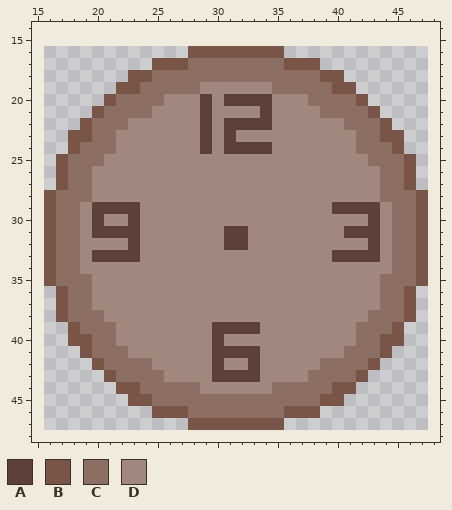
A pixel-art file gets an edit: Assets/Arts/GameUI/Canvas_Border_Btn/ClockUI/Clock.aseprite. The first picture shows the starting point.
32x32 pixels, 1 frame. Shown: x 15..48, y 14..48. The old version is drawn lined up with the new one, on the new canvas.
Visible layers, top first: "Number", "Clock".
Palette (. is transparent): A #5d4037  B #795548  C #8d6e63  D #a1887f
Pixels before, first column x 16:
16 ............BBBBBBBB............
17 .........BBBCCCCCCCCBBB.........
18 .......BBCCCCCCCCCCCCCCBB.......
19 ......BBCCCCCDDDDDDCCCCCBB......
20 .....BCCCCDDDADAAAADDDCCCCB.....
21 ....BCCCCDDDDADDDDADDDDCCCCB....
22 ...BCCCDDDDDDADAAAADDDDDDCCCB...
23 ..BBCCDDDDDDDADADDDDDDDDDDCCBB..
24 ..BCCCDDDDDDDADAAAADDDDDDDCCCB..
25 .BCCCDDDDDDDDDDDDDDDDDDDDDDCCCB.
26 .BCCDDDDDDDDDDDDDDDDDDDDDDDDCCB.
27 .BCCDDDDDDDDDDDDDDDDDDDDDDDDCCB.
28 BCCCDDDDDDDDDDDDDDDDDDDDDDDDCCCB
29 BCCDAAAADDDDDDDDDDDDDDDDAAAADCCB
30 BCCDADDADDDDDDDDDDDDDDDDDDDADCCB
31 BCCDAAAADDDDDDDAADDDDDDDDAAADCCB
32 BCCDDDDADDDDDDDAADDDDDDDDDDADCCB
33 BCCDAAAADDDDDDDDDDDDDDDDAAAADCCB
34 BCCDDDDDDDDDDDDDDDDDDDDDDDDDDCCB
35 BCCCDDDDDDDDDDDDDDDDDDDDDDDDCCCB
36 .BCCDDDDDDDDDDDDDDDDDDDDDDDDCCB.
37 .BCCDDDDDDDDDDDDDDDDDDDDDDDDCCB.
38 .BCCCDDDDDDDDDDDDDDDDDDDDDDCCCB.
39 ..BCCCDDDDDDDDAAAADDDDDDDDCCCB..
40 ..BBCCDDDDDDDDADDDDDDDDDDDCCBB..
41 ...BCCCDDDDDDDAAAADDDDDDDCCCB...
42 ....BCCCCDDDDDADDADDDDDCCCCB....
43 .....BCCCCDDDDAAAADDDDCCCCB.....
44 ......BBCCCCCDDDDDDCCCCCBB......
45 .......BBCCCCCCCCCCCCCCBB.......
46 .........BBBCCCCCCCCBBB.........
47 ............BBBBBBBB............
And afterwards:
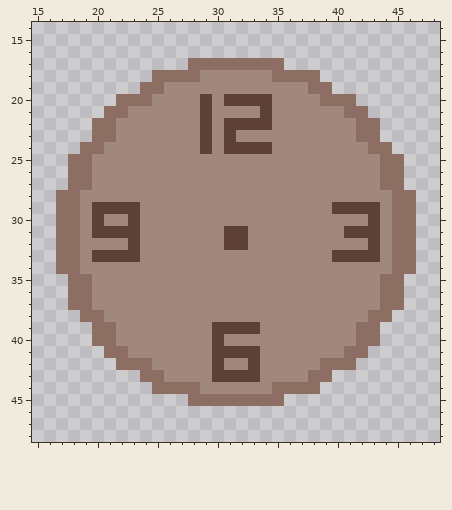
Diff:
canvas 32x32 -> 64x64, the old top-left corner now at 16,16
Changed rows in their new state; - is an unchanged pixel.
first column x 16:
16 ------------........------------
17 ---------...--------...---------
18 -------..----DDDDDD----..-------
19 ------..--DDD------DDD--..------
20 -----.---D------------D---.-----
21 ----.--DD--------------DD--.----
22 ---.--D------------------D--.---
23 --..------------------------..--
24 --.--D--------------------D--.--
25 -.--D----------------------D--.-
26 -.----------------------------.-
27 -.----------------------------.-
28 .--D------------------------D--.
29 .------------------------------.
30 .------------------------------.
31 .------------------------------.
32 .------------------------------.
33 .------------------------------.
34 .------------------------------.
35 ..----------------------------..
36 -.----------------------------.-
37 -.----------------------------.-
38 -..--------------------------..-
39 --..------------------------..--
40 --..------------------------..--
41 ---..----------------------..---
42 ----..--------------------..----
43 -----...----------------...-----
44 ------...--------------...------
45 -------.....--------.....-------
46 ---------..............---------
47 ------------........------------
Changed places in both pictures, as pixel boxes (x1, y1, x2, y2):
changed: (44, 46, 428, 430)
